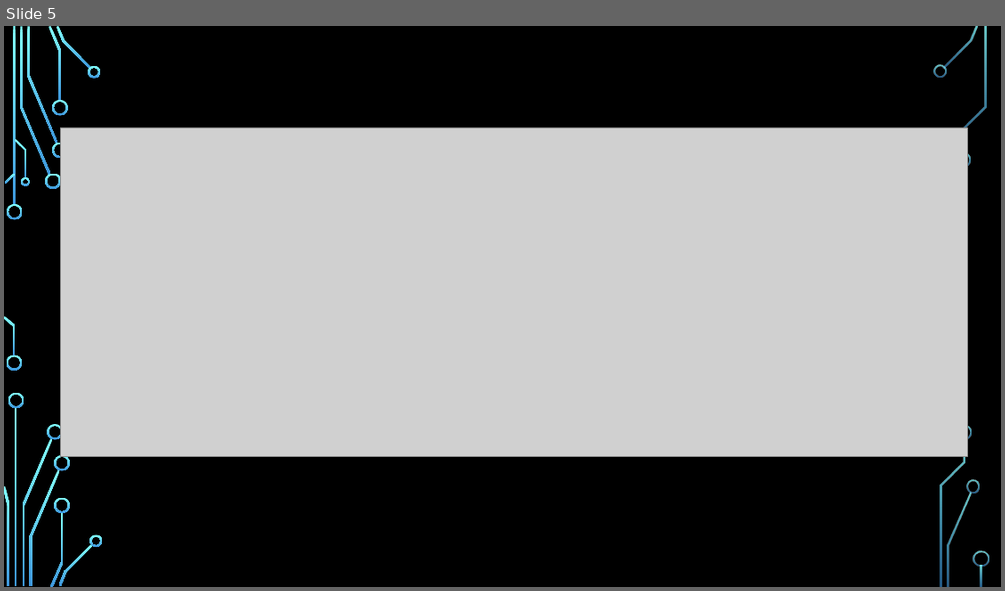
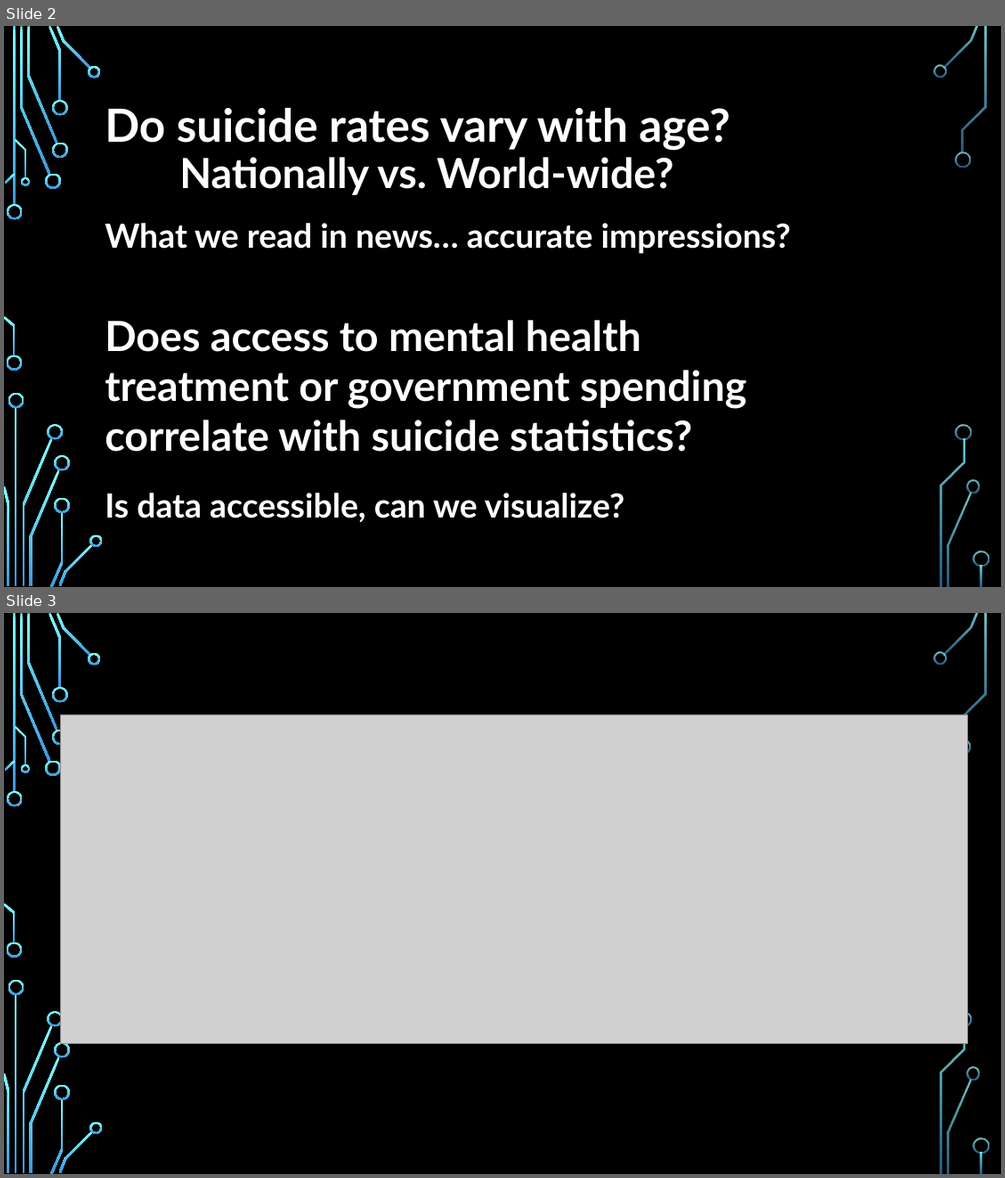
Before and after one commit to aeclaman/Project1, a slide deck: reports/SUICnotes.pptx. Shown one above the other, each under a label of ours: slide 5 before the commit, slides 2 and 3 after it. The pictures are 1005x591 and 1005x1178 pixels, drawn with LibreOffice and Linux fonts; fonts in the diff are those of the drawing; grey boxes stand for pictures; background and template pictures are left out. Boxes give left, top, right and bottom in pixels: in the first picture for what was removed or moved away, otherwise in the second. Text is boxed around its words. In the diff, an @@ line names an element or a change of style, - is before the commit and + after.

```diff
--- a/reports/SUICnotes.pptx
+++ b/reports/SUICnotes.pptx
@@ slide 2 added at <box>4,26,1001,587</box>, background picture (left out); not listed: 36 template elements that a slide beside it also shows @@
@@ title added at <box>105,108,791,254</box>, 32 pt, text #FFFFFF, bold @@
+Do suicide rates vary with age?
+Nationally vs. World-wide?
+What we read in news… accurate impressions?
@@ text added at <box>105,320,746,522</box>, 40 pt, text #FFFFFF, bold @@
+Does access to mental health
+treatment or government spending
+correlate with suicide statistics?
+Is data accessible, can we visualize?
@@ what was slide 5 is now slide 3 @@
```
Also in this commit, not shown: 11 slides changed, 12 other slides added, 5 slides removed.
